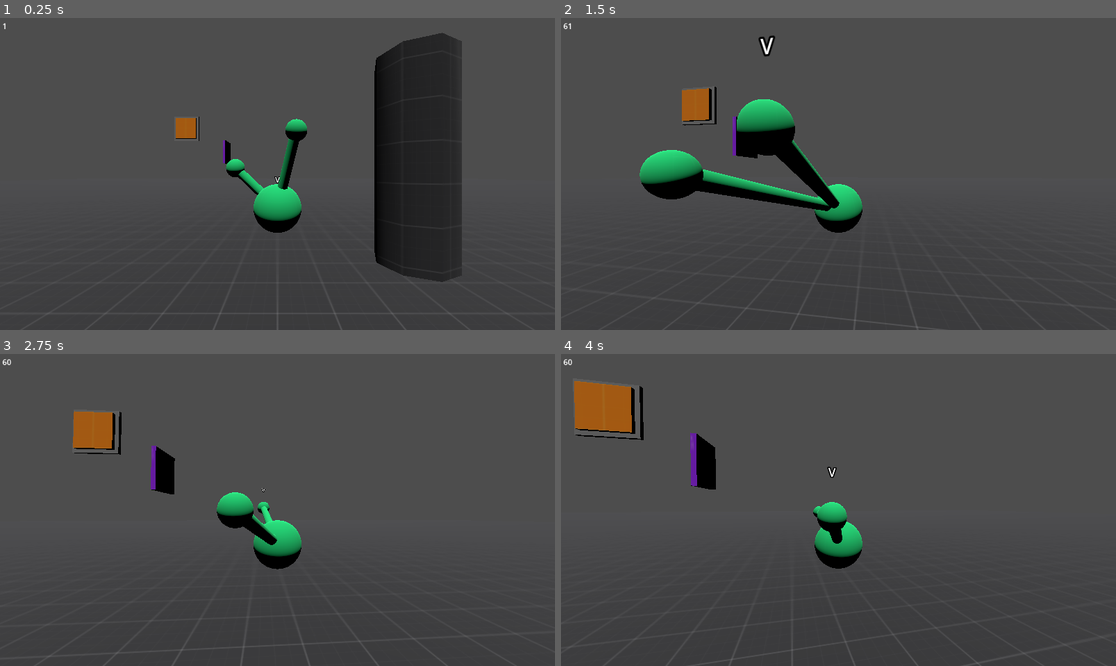
Above: before the commit, frames 1-4 (two rows, left to right).
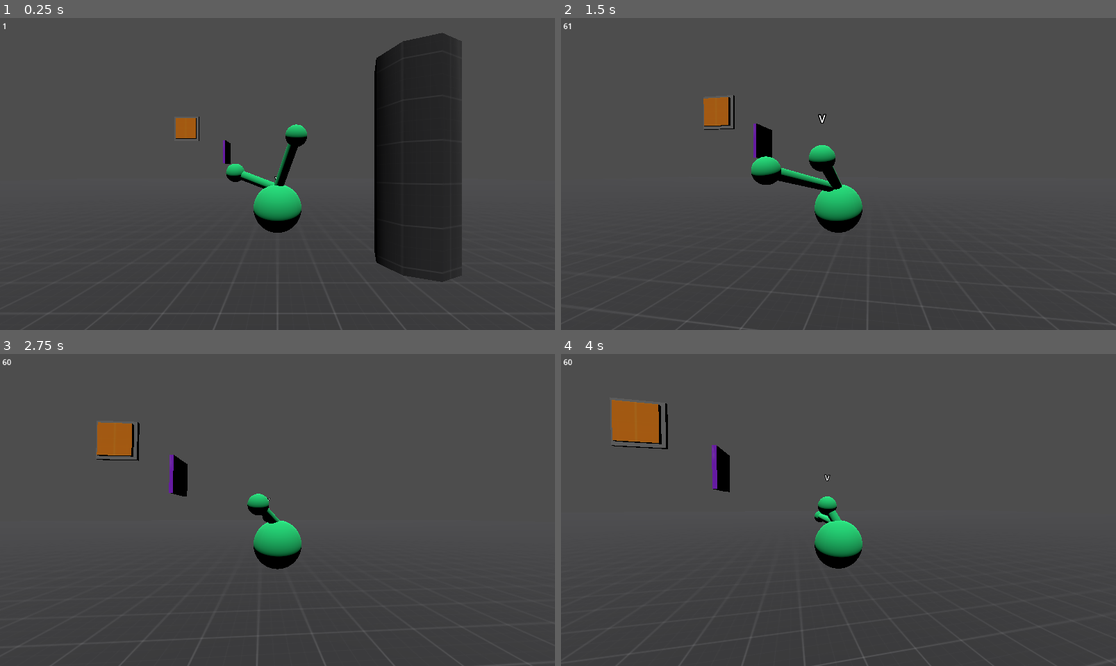
Above: after the commit, the same moments.

Repository: Norodix/Hydradynamic
Game: Godot game, scene res://Source/Environment/world.tscn
The game is run twice, just before and just after one commit, with the same random seed, the same clock (stepped at 60 frames per second) and the same inputs.
Inputs (mouse positions are in pixels of both pictures, inside the frame that each line leads up to):
- Up to frame 1 (0.25 s): no input
- Up to frame 2 (1.5 s): tap Enter at 0.5 s; move the mouse to (866, 174) at 0.52 s; hold Ctrl (Sneak, bound only after the commit) 0.53-1.28 s; hold W (Forward) from 0.53 s (still down); move the mouse to (810, 174) at 1.27 s; tap Space (control_next) at 1.35 s
- Up to frame 3 (2.75 s): keep holding W (Forward); tap Ctrl (Sneak, bound only after the commit) at 1.55 s; move the mouse to (288, 503) at 2.02 s; hold Ctrl (Sneak, bound only after the commit) from 2.03 s (still down)
- Up to frame 4 (4 s): keep holding W (Forward); move the mouse to (832, 516) at 2.77 s; release Ctrl (Sneak, bound only after the commit) at 2.78 s; tap Ctrl (Sneak, bound only after the commit) at 2.85 s; move the mouse to (877, 513) at 3.52 s; hold Ctrl (Sneak, bound only after the commit) from 3.53 s (still down); tap Space (control_next) at 3.6 s

The runs differ from the first frame. In frame 1, 0.8% of the frame differs, in the area x 40-56%, y 32-57%; in frame 2, 6.9%, in the area x 13-100%, y 5-100%; in frame 3, 3.1%; in frame 4, 3.8%.

Commit message:
Add head push from body and sneak function

Diff:
--- a/Source/Characters/hydra.gd
+++ b/Source/Characters/hydra.gd
@@ -1,6 +1,6 @@
 extends CharacterBody3D
 
-const SPEED = 5.0
+const SPEED = 4.0
 const JUMP_VELOCITY = 4.5
 
 # Get the gravity from the project settings to be synced with RigidBody nodes.
@@ -14,6 +14,7 @@
 
 const head_max_distance = 3
 const aa_basis = true # Axis alligned basis
+const max_head_count = 16
 
 @onready var headscene = preload("hydra_head.tscn")
 @onready var neck_root = $NeckPoint
@@ -26,7 +27,7 @@
 
 
 func add_head():
-	if controllable_list.size() >= 50:
+	if controllable_list.size() >= max_head_count:
 		return
 	var hs = headscene.instantiate()
 	self.add_child(hs)
@@ -34,6 +35,7 @@
 						Vector3(randf_range(-1, 1), randf_range(0.2, 1), randf_range(-1, 1))
 	hs.top_level = true
 	hs.linear_damp = head_damping
+	hs.neck_root_offset = neck_root.position
 	controllable_list.append(hs)
 
 
@@ -87,7 +89,8 @@
 	for head in controllable_list:
 		var d =  neck_root.global_position - head.global_position
 		if d.length() > head_max_distance:
-			head.apply_central_force(d.normalized() * 30)
+			push_head(head, d.normalized() * 2)
+			#head.apply_central_force(d.normalized() * 30)
 
 	# Move
 	var input_dir = Vector2.ZERO
@@ -99,6 +102,14 @@
 		# Currently controlling the body
 		input_dir = Input.get_vector("Left", "Right", "Forward", "Backward")
 		direction = (get_cam_basis() * Vector3(input_dir.x, 0, input_dir.y)).normalized()
+		if not Input.is_action_pressed("Sneak") and direction.length() > 0.01:
+			for head in controllable_list:
+				if head == self:
+					continue
+				# Head desired position
+				var pos_wanted = neck_root.global_position + direction + Vector3.UP * 0.5
+				var push_dir = (pos_wanted - head.global_position)
+				push_head(head, push_dir * 2)
 	# Add the gravity.
 	if not is_on_floor():
 		velocity.y -= gravity * delta
@@ -120,13 +131,17 @@
 	var updw = Input.get_axis("Down", "Up")
 	var inputDir = Vector3(ltrt, updw, fwbw).limit_length(1.0)
 
-	head.apply_central_force(get_cam_basis() * inputDir * head_force_multiplier)
+	push_head(head, get_cam_basis() * inputDir)
 	# Drag body along
 	var d = head.global_position - neck_root.global_position
 	if d.length() > head_max_distance:
 		return d.normalized() * 0.1
 		# TODO avoid jittering when not applying such small multiplier
 	return Vector2.ZERO
+
+
+func push_head(head : RigidBody3D, force : Vector3):
+	head.apply_central_force(force * head_force_multiplier)
 
 
 # Get the desired basis
--- a/Source/Characters/hydra.tscn
+++ b/Source/Characters/hydra.tscn
@@ -98,4 +98,4 @@
 script = SubResource("GDScript_pcwfl")
 
 [node name="NeckPoint" type="Node3D" parent="."]
-transform = Transform3D(1, 0, 0, 0, 1, 0, 0, 0, 1, 0, 0.5, 0)
+transform = Transform3D(1, 0, 0, 0, 1, 0, 0, 0, 1, 0, 0.4, 0)
--- a/project.godot
+++ b/project.godot
@@ -88,6 +88,11 @@
 "events": [Object(InputEventKey,"resource_local_to_scene":false,"resource_name":"","device":-1,"window_id":0,"alt_pressed":false,"shift_pressed":false,"ctrl_pressed":false,"meta_pressed":false,"pressed":false,"keycode":0,"physical_keycode":68,"key_label":0,"unicode":100,"echo":false,"script":null)
 ]
 }
+Sneak={
+"deadzone": 0.5,
+"events": [Object(InputEventKey,"resource_local_to_scene":false,"resource_name":"","device":-1,"window_id":0,"alt_pressed":false,"shift_pressed":false,"ctrl_pressed":false,"meta_pressed":false,"pressed":false,"keycode":0,"physical_keycode":4194326,"key_label":0,"unicode":0,"echo":false,"script":null)
+]
+}
 
 [layer_names]
 
